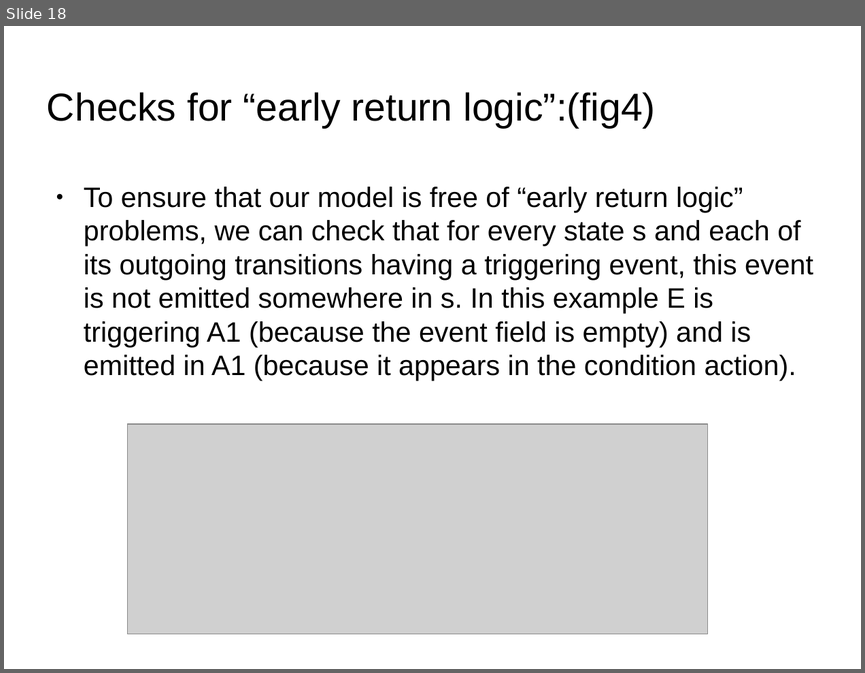
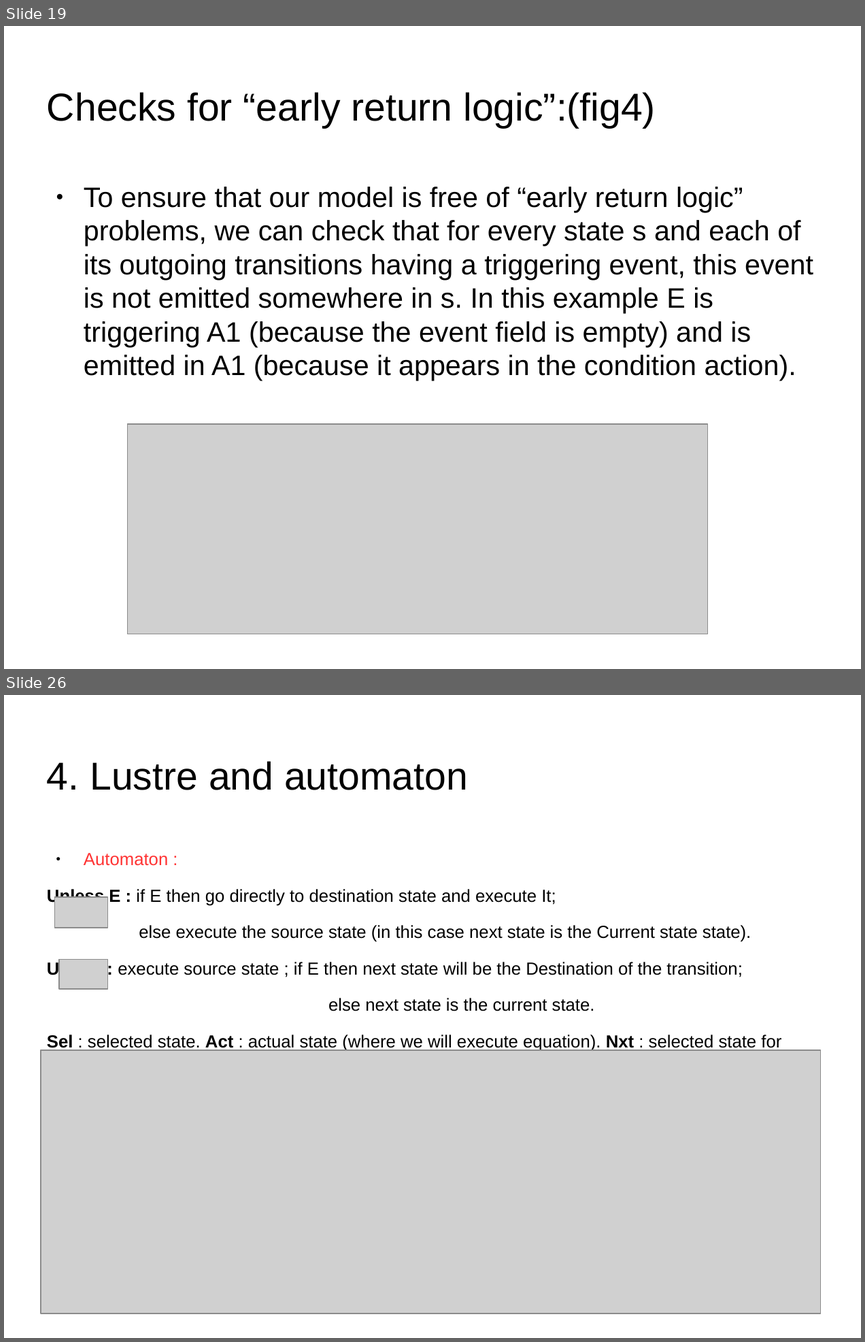
Before and after one commit to hbourbouh/stateflow2Lustre-automaton, a slide deck: reports/presentation_Verimag.odp. Shown one above the other, each under a label of ours: slide 18 before the commit, slides 19 and 26 after it; the slides between them are not shown. The pictures are 865x673 and 865x1342 pixels, drawn with LibreOffice and Linux fonts; fonts in the diff are those of the drawing; grey boxes stand for pictures; background and template pictures are left out. Boxes give left, top, right and bottom in pixels: in the first picture for what was removed or moved away, otherwise in the second. Text is boxed around its words. In the diff, an @@ line names an element or a change of style, - is before the commit and + after.

```diff
--- a/reports/presentation_Verimag.odp
+++ b/reports/presentation_Verimag.odp
@@ slide 26 added at (4, 695, 861, 1338), background picture (left out) @@
@@ title added at (47, 761, 468, 790), 36 pt, text #000000 @@
+4. Lustre and automaton
@@ text added at (47, 853, 781, 1051), 16.2 pt, text #000000 @@
+● Automaton :
+Unless E : if E then go directly to destination state and execute It;
+else execute the source state (in this case next state is the Current state state).
+Until E : execute source state ; if E then next state will be the Destination of the transition;
+else next state is the current state.
+Sel : selected state. Act : actual state (where we will execute equation). Nxt : selected state for next clock.
@@ picture added at (55, 897, 108, 928) @@
@@ picture added at (59, 960, 108, 989) @@
@@ picture added at (41, 1051, 821, 1314) @@
@@ what was slide 18 is now slide 19 @@
```
Also in this commit, not shown: 3 slides changed, 14 other slides added, 4 slides removed, 10 other files.
